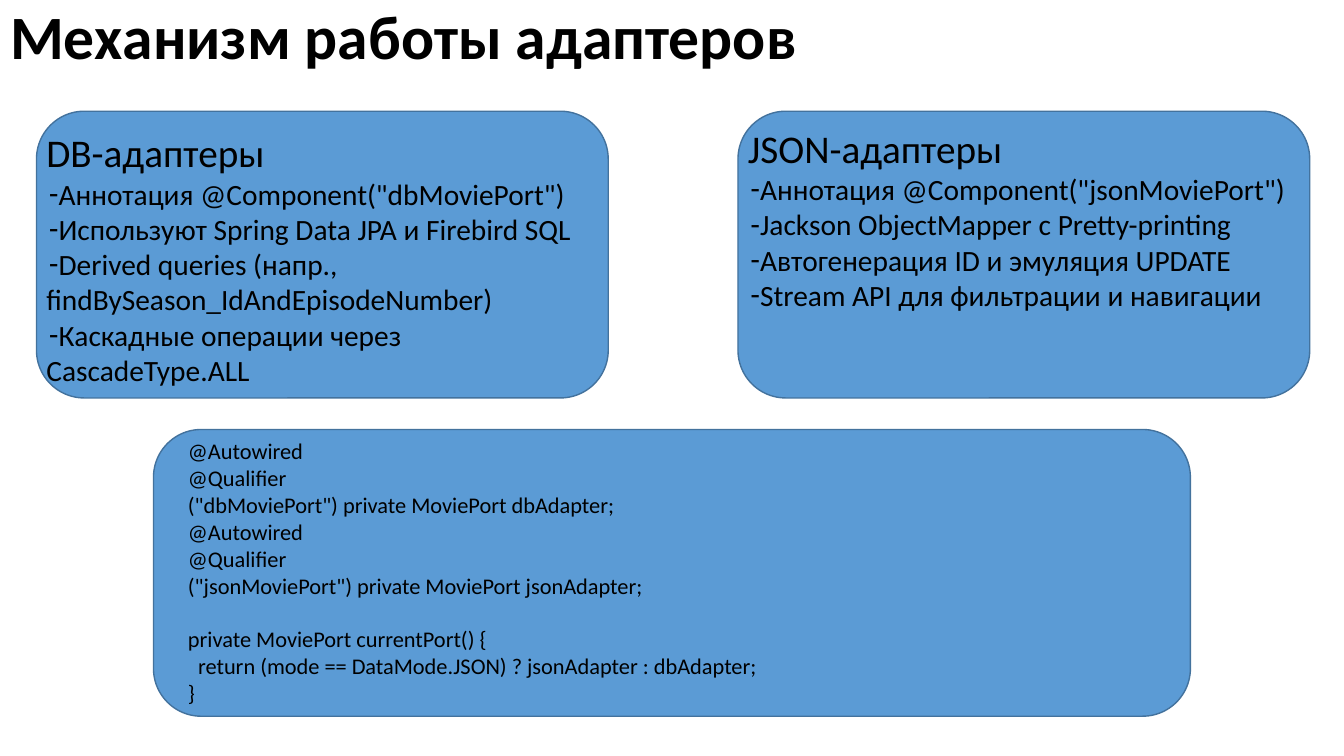
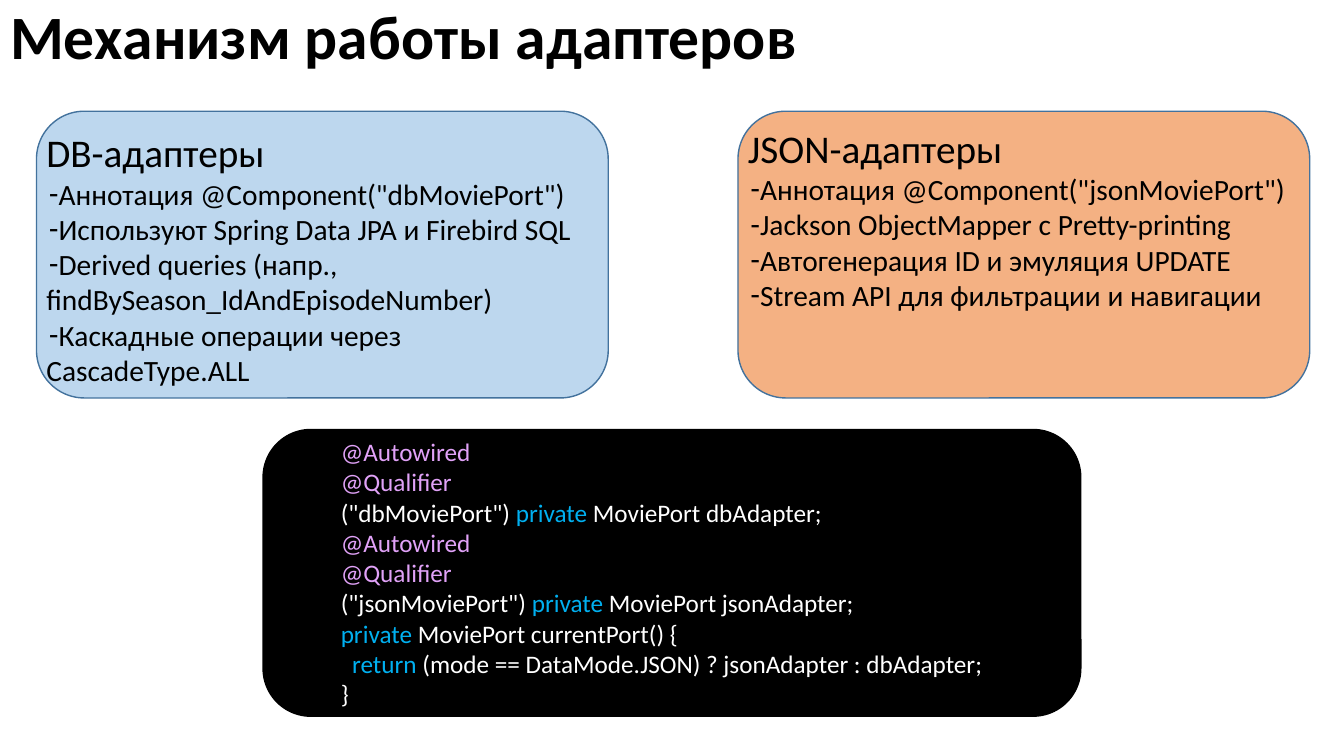
Before and after one commit to Alius2005/is123-java-medvedev, a slide deck: slide 10 of джава кино.pptx. Drawn at 1344x756 pixels with LibreOffice and Linux fonts; fonts in the diff are those of the drawing. Boxes give left, top, right and bottom in pixels: in the first picture for what was removed or moved away, otherwise in the second. Text is boxed around its words. In the diff, an @@ line names an element or a change of style, - is before the commit and + after.

```diff
--- a/джава кино.pptx
+++ b/джава кино.pptx
@@ rounded rectangle at box(36, 111, 608, 397): fill #5B9BD5 to #BDD7EE @@
@@ rounded rectangle at box(738, 111, 1310, 397): fill #5B9BD5 to #F4B183 @@
@@ rounded rectangle: place and size @@
-rounded rectangle at box(153, 430, 1191, 716)
+rounded rectangle at box(263, 430, 1081, 716)
@@ rounded rectangle at box(263, 430, 1081, 716): fill #5B9BD5 to #000000; outline #43739E 1 pt to #000000 1 pt @@
@@ text "@Autowired": place and size @@
-text "@Autowired" at box(188, 443, 756, 678)
+text "@Autowired" at box(341, 443, 982, 678)
@@ text "@Autowired" at box(341, 443, 982, 678): size 16 to 18 pt; text colour #000000 to #E1A2F8 in "@Autowired", "@Qualifier", "@Autowired", "@Qualifier"; text colour #000000 to #FFFFFF in "("dbMoviePort") MoviePort dbAdapter;", "("jsonMoviePort") MoviePort jsonAdapter; MoviePort currentPo ..."; text colour #000000 to #00B0F0 in "private", "private private return" @@
```
Also in this commit, not shown: 2 other slides changed, 2 other files.
